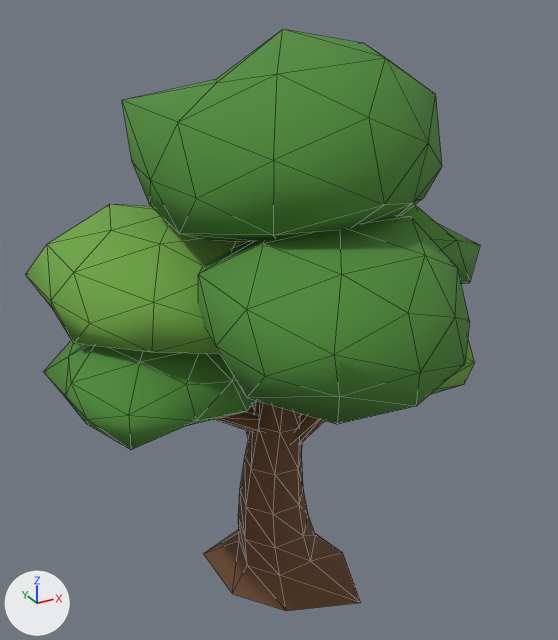
Renders of the glTF model trees/tree-oak-a.glb from each side of a commit.
Both versions are drawn from a camera (50 mm lens) standing at (-1.002, -1.811, 1.811) and looking at (0.005, 0.02, 0.896). Every picture has the same lights, and +X, +Y and +Z are marked at lower left. The older version comes first. Mesh edges are drawn as thin lines.

The first picture shows 'tree-oak-a'.
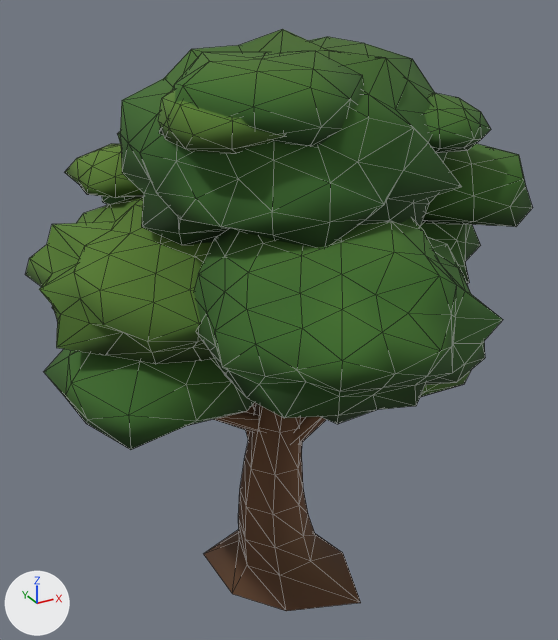
What changed in the scene script:
```text
Change mat_woodbark:
    where n0 = _N.new('ShaderNodeBsdfPrincipled'); n0.name = 'Principled BSDF'
    remove n0.inputs[0].default_value = (0.148, 0.0658, 0.0278, 1.0)  # 'Base Color', brown #6b492e
    add n2 = _N.new('ShaderNodeVertexColor'); n2.name = 'Color Attribute'
    add _L.new(n2.outputs[0], n0.inputs[0])  # 'Color' to 'Base Color'
Change mat_leafsgreen:
    where n0 = _N.new('ShaderNodeBsdfPrincipled'); n0.name = 'Principled BSDF'
    remove n0.inputs[0].default_value = (0.0759, 0.259, 0.0385, 1.0)  # 'Base Color', green #4e8b37
    add n2 = _N.new('ShaderNodeVertexColor'); n2.name = 'Color Attribute'
    add _L.new(n2.outputs[0], n0.inputs[0])  # 'Color' to 'Base Color'
Change me_tree_oak_a:
    used by ob_tree_oak_a; location = (0.0, 0.0, 0.0)
    remove me_tree_oak_a.from_pydata(...)  # 467 vertices, 856 faces; spans x -0.65..0.65, y -0.66..0.66, z 0.0..1.7
    add me_tree_oak_a.from_pydata(...)  # 1199 vertices, 2296 faces; spans x -0.65..0.65, y -0.71..0.71, z 0.0..1.7
    me_tree_oak_a part 1: a new loose piece of 42 vertices spanning x 0.3..0.65, y -0.35..0.15, z 1.15..1.39, in mat_leafsgreen
    me_tree_oak_a part 2: a new loose piece of 42 vertices spanning x -0.34..0.09, y 0.32..0.71, z 1.1..1.31, in mat_leafsgreen
    me_tree_oak_a part 3: a new loose piece of 42 vertices spanning x -0.38..0.08, y -0.43..0.09, z 1.46..1.66, in mat_leafsgreen
    me_tree_oak_a part 4: a new loose piece of 42 vertices spanning x 0.19..0.49, y -0.37..-0.03, z 1.4..1.55, in mat_leafsgreen
    me_tree_oak_a part 5: a new loose piece of 42 vertices spanning x -0.38..0.01, y -0.39..0.03, z 1.44..1.63, in mat_leafsgreen
    me_tree_oak_a part 6: a new loose piece of 42 vertices spanning x -0.44..-0.08, y 0.29..0.65, z 1.21..1.36, in mat_leafsgreen
    me_tree_oak_a part 7: 2 vertices removed from x -0.24..-0.02, y -0.66, z 1.04..1.13; 482 vertices added at x -0.65..0.65, y -0.71..0.57, z 0.88..1.67
    me_tree_oak_a part 8: 154 faces spanning x -0.11..0.51, y -0.47..0.41, z 0.72..0.98 switch from mat_leafslight (green #6ea643) to mat_leafsgreen
```

Pixel boxes (x1, y1, x2, y2) of what changed, in the pictures (558 x 640 px):
'tree-oak-a', recoloured, reshaped (12% wider)
    before: (25, 29, 480, 611)
    after: (25, 29, 533, 611)
part 1 of me_tree_oak_a, added (green)
    after: (421, 144, 533, 227)
part 2 of me_tree_oak_a, added (mostly hidden)
    after: (102, 196, 133, 205)
part 3 of me_tree_oak_a, added (green)
    after: (159, 51, 363, 147)
part 4 of me_tree_oak_a, added (green)
    after: (424, 93, 491, 153)
part 5 of me_tree_oak_a, added (green)
    after: (158, 89, 284, 153)
part 6 of me_tree_oak_a, added (green)
    after: (65, 144, 144, 198)
part 7 of me_tree_oak_a, built on
    before: (247, 274, 465, 406)
    after: (25, 29, 503, 424)
part 8 of me_tree_oak_a, recoloured
    before: (431, 339, 475, 394)
    after: (420, 371, 470, 397)
